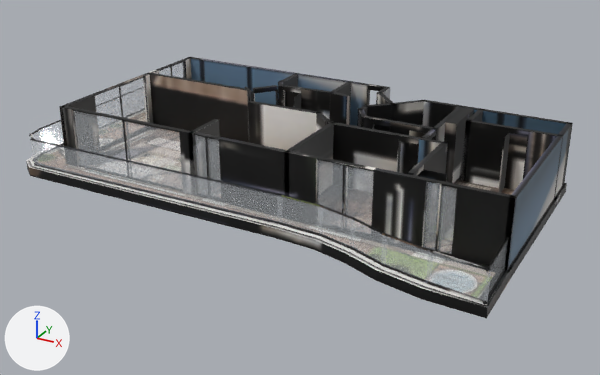
The glTF model _bake/glb/kent-37/model.glb as it was, and as the next commit left it.
The view is the same before and after, from a camera (50 mm lens) standing at (14.1, -24.2, 11.8) and looking at (0.8, -0.1, -0.3). Arrows for +X, +Y and +Z are at lower left; the lights stay in place. The first picture is the older version. Where no turn or scale is listed for an object, it has been applied to the vertices. Vertices at exactly the same position are counted once.
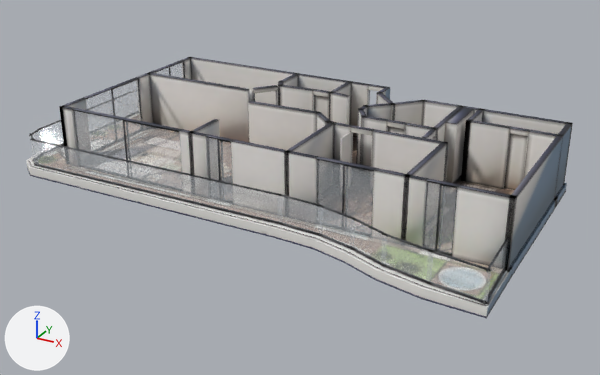
Changed parts and their boxes (x1, y1, x2, y2) in the pictures (600 x 375 px; the box of a moved part takes in the faces that stretch with it):
'Mesh_0', surface changed, reshaped (black to grey)
    both: (26, 57, 573, 319)
part 1 of me_mesh_0, added
    after: (139, 71, 157, 123)
part 2 of me_mesh_0, moved or reshaped
    before: (301, 89, 330, 119)
    after: (278, 86, 313, 111)
part 3 of me_mesh_0, moved or reshaped
    before: (301, 88, 331, 93)
    after: (278, 84, 314, 91)
part 4 of me_mesh_0, moved or reshaped
    before: (120, 76, 149, 122)
    after: (113, 78, 142, 121)
part 5 of me_mesh_0, moved or reshaped
    before: (119, 86, 123, 117)
    after: (111, 88, 115, 116)
part 6 of me_mesh_0, moved or reshaped
    before: (172, 61, 186, 78)
    after: (170, 61, 185, 78)
part 7 of me_mesh_0, moved or reshaped
    before: (284, 87, 301, 93)
    after: (313, 91, 329, 97)
part 8 of me_mesh_0, moved or reshaped
    before: (284, 85, 303, 89)
    after: (313, 89, 331, 93)
part 9 of me_mesh_0, moved or reshaped (mostly hidden)
    before: (284, 91, 286, 106)
    after: (328, 101, 329, 119)
part 10 of me_mesh_0, moved or reshaped (mostly hidden)
    before: (420, 169, 447, 182)
    after: (445, 147, 449, 182)
part 11 of me_mesh_0, added
    after: (340, 132, 352, 163)
part 12 of me_mesh_0, deleted
    before: (145, 71, 501, 177)
part 13 of me_mesh_0, moved or reshaped
    before: (180, 115, 510, 285)
    after: (179, 115, 509, 285)
part 14 of me_mesh_0, moved or reshaped
    both: (34, 57, 282, 225)
part 15 of me_mesh_0, surface changed (black to grey)
    both: (28, 58, 572, 319)

What changed in the scene script:
```text
Change mat_baked:
    where n3 = _N.new('ShaderNodeMapping'); n3.name = 'Mapping'
    n3.inputs[3].default_value: (14.17, 15.96, 1.0) -> (14.19, 15.96, 1.0)  # 'Scale'
Change me_mesh_0:
    used by ob_mesh_0; location = (-9.47, 5.18, -0.36)
    remove me_mesh_0.from_pydata(...)  # 3084 vertices, 5520 faces; spans x 0.0..18.8, y -10.3..0.0, z 0.0..2.6
    add me_mesh_0.from_pydata(...)  # 2930 vertices, 5244 faces; spans x 0.0..18.8, y -10.3..0.0, z 0.0..2.6
    me_mesh_0 part 1: a new loose piece, a box spanning x 1.86..2.03, y -3.79..-2.64, z 0.36..2.61, in mat_baked
    me_mesh_0 part 2: the loose piece of 8 vertices spanning x 8.5..9.9, y -1.9..-1.7, z 0.4..2.6 is moved by (-0.9, -0.1, 0.0)
    me_mesh_0 part 3: the loose piece of 8 vertices spanning x 8.5..9.9, y -2.0..-1.7, z 2.6 is moved by (-0.9, -0.1, 0.0)
    me_mesh_0 part 4: the loose piece of 20 vertices spanning x 2.0, y -4.9..-3.4, z 0.4..2.6 is moved by (0.0, -0.4, 0.0)
    me_mesh_0 part 5: the loose piece of 8 vertices spanning x 2.0, y -5.0..-4.9, z 0.4..2.6 is moved by (0.0, -0.5, 0.0)
    me_mesh_0 part 6: the loose piece of 20 vertices spanning x 2.0, y -1.6..-0.6, z 0.4..2.6 is moved by (0.0, -0.1, 0.0)
    me_mesh_0 part 7: the loose piece of 8 vertices spanning x 7.8..8.5, y -2.0..-1.8, z 2.4..2.6 is moved by (1.2, 0.1, 0.0)
    me_mesh_0 part 8: the loose piece of 8 vertices spanning x 7.8..8.5, y -2.0..-1.8, z 2.6 is moved by (1.2, 0.1, 0.0)
    me_mesh_0 part 9: the loose piece of 8 vertices spanning x 7.8, y -2.0..-1.8, z 0.4..2.5 is moved by (1.9, 0.1, 0.0)
    me_mesh_0 part 10: the loose piece of 56 vertices spanning x 15.5..16.3, y -7.0, z 0.4..2.4 is moved by (-0.7, 2.2, 0.0)
    me_mesh_0 part 11: a new loose piece of 56 vertices spanning x 12.1, y -5.7..-4.9, z 0.4..2.4, in mat_baked
    me_mesh_0 part 12: 13 loose pieces with 344 vertices, spanning x 1.9..17.0, y -7.9..-1.9, z 0.4..2.6, are deleted
    me_mesh_0 part 13: 98 vertices moved from x 4.8..16.9, y -9.6..-3.1, z 0.4..2.6 to x 4.8..16.9, y -9.6..-1.8, z 0.4..2.6; 84 vertices removed from x 7.8..15.5, y -8.2..-4.9, z 0.4..2.6; 82 vertices added at x 8.3..15.5, y -8.2..-4.8, z 0.4..2.6
    me_mesh_0 part 14: 36 vertices moved within x 0.3..2.0, y -8.8..-0.1, z 0.4..2.6
    me_mesh_0 part 15: 1908 kept faces spanning x 0.2..18.8, y -10.3..0.0, z 0.0..2.6 get new texture (UV) coordinates
    other edits to the shape of me_mesh_0 do not show in these pictures
```
